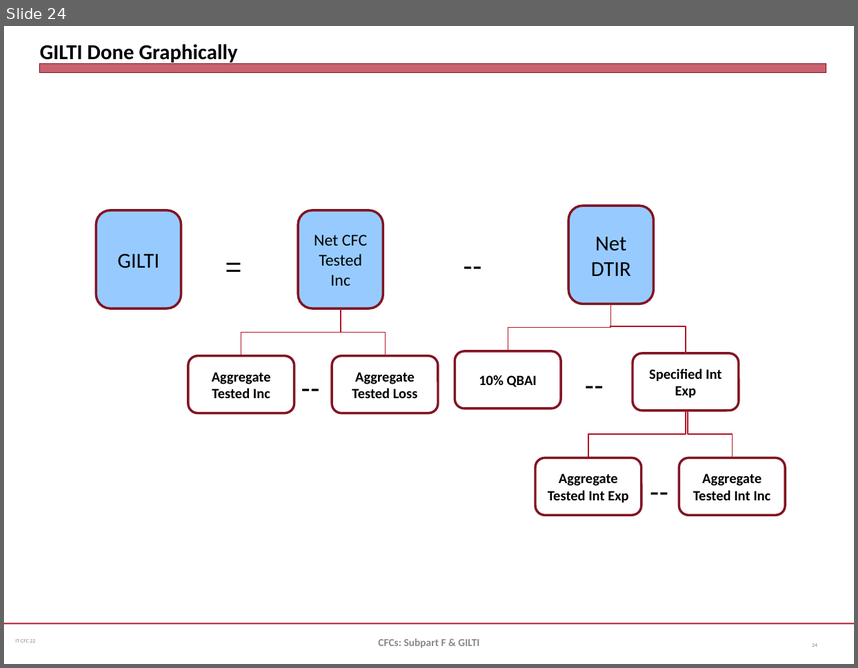
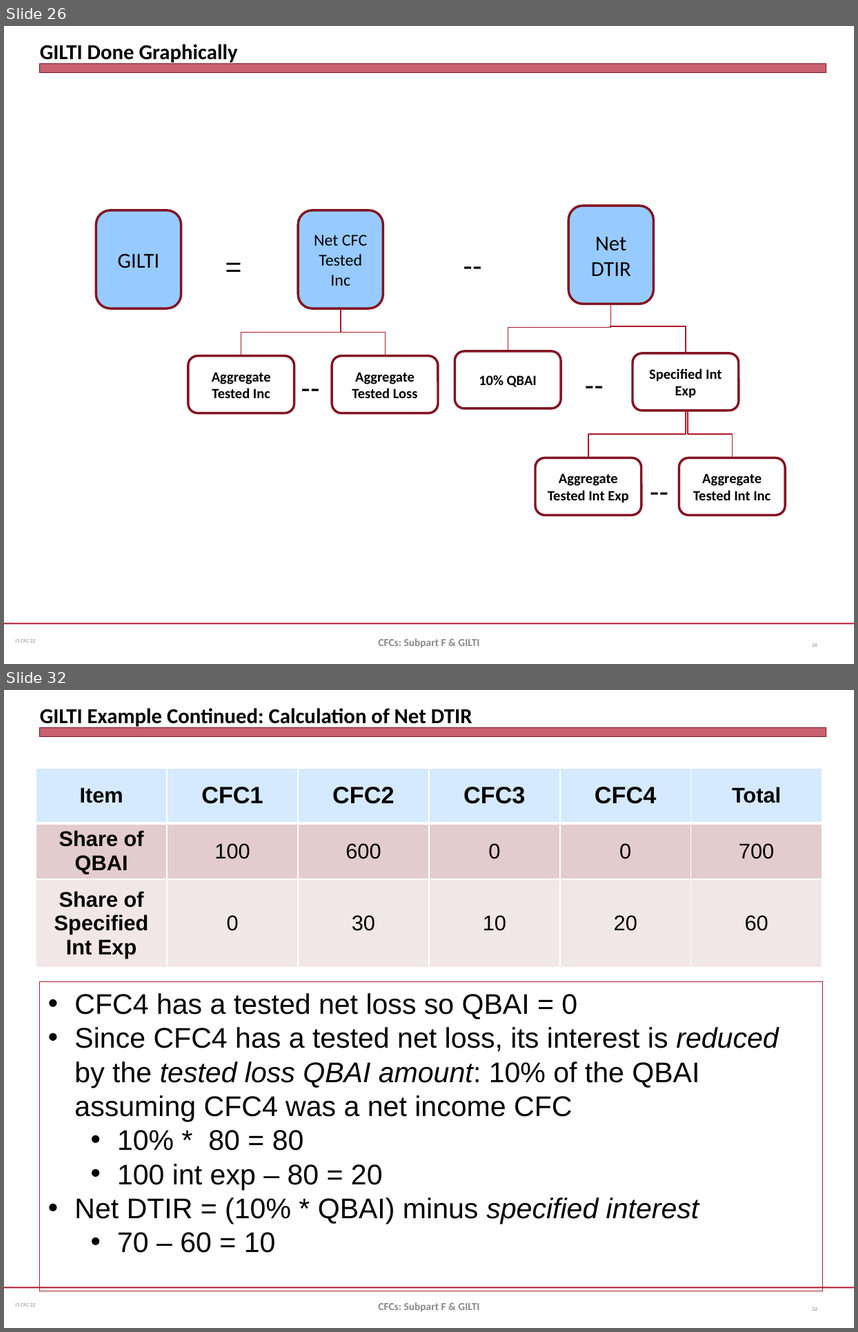
Before and after one commit to jmc877/International-Tax, a slide deck: slides/IT_CFC_22_1.pptx. Shown one above the other, each under a label of ours: slide 24 before the commit, slides 26 and 32 after it; the slides between them are not shown. The pictures are 858x668 and 858x1332 pixels, drawn with LibreOffice and Linux fonts; fonts in the diff are those of the drawing. Boxes give left, top, right and bottom in pixels: in the first picture for what was removed or moved away, otherwise in the second. Text is boxed around its words. In the diff, an @@ line names an element or a change of style, - is before the commit and + after.

```diff
--- a/slides/IT_CFC_22_1.pptx
+++ b/slides/IT_CFC_22_1.pptx
@@ slide 32 added at [4,690,854,1328], background #FFFFFF; not listed: 3 template elements that a slide beside it also shows @@
@@ title added at [40,708,473,729], 18 pt, text #000000, bold @@
+GILTI Example Continued: Calculation of Net DTIR
@@ table added at [36,768,822,971], 3 rows, 6 columns @@
+Item | CFC1 | CFC2 | CFC3 | CFC4 | Total
+Share of QBAI | 100 | 600 | 0 | 0 | 700
+Share of Specified Int Exp | 0 | 30 | 10 | 20 | 60
@@ rectangle added at [40,982,822,1291], outline #B01C2E 0.75 pt, 24 pt, text #000000 @@
+• CFC4 has a tested net loss so QBAI = 0
+• Since CFC4 has a tested net loss, its interest is reduced by the tested loss QBAI amount: 10% of the QBAI assuming CFC4 was a net income CFC
+  • 10% * 80 = 80
+  • 100 int exp – 80 = 20
+• Net DTIR = (10% * QBAI) minus specified interest
+  • 70 – 60 = 10
@@ text added at [378,1302,479,1312], 9 pt, text #898989, bold @@
+CFCs: Subpart F & GILTI
@@ page number added at [812,1307,818,1310], 4.5 pt, text #808080 @@
+32
@@ what was slide 24 is now slide 26 @@
```
Also in this commit, not shown: 5 slides changed, 5 other slides added, 1 other file.
